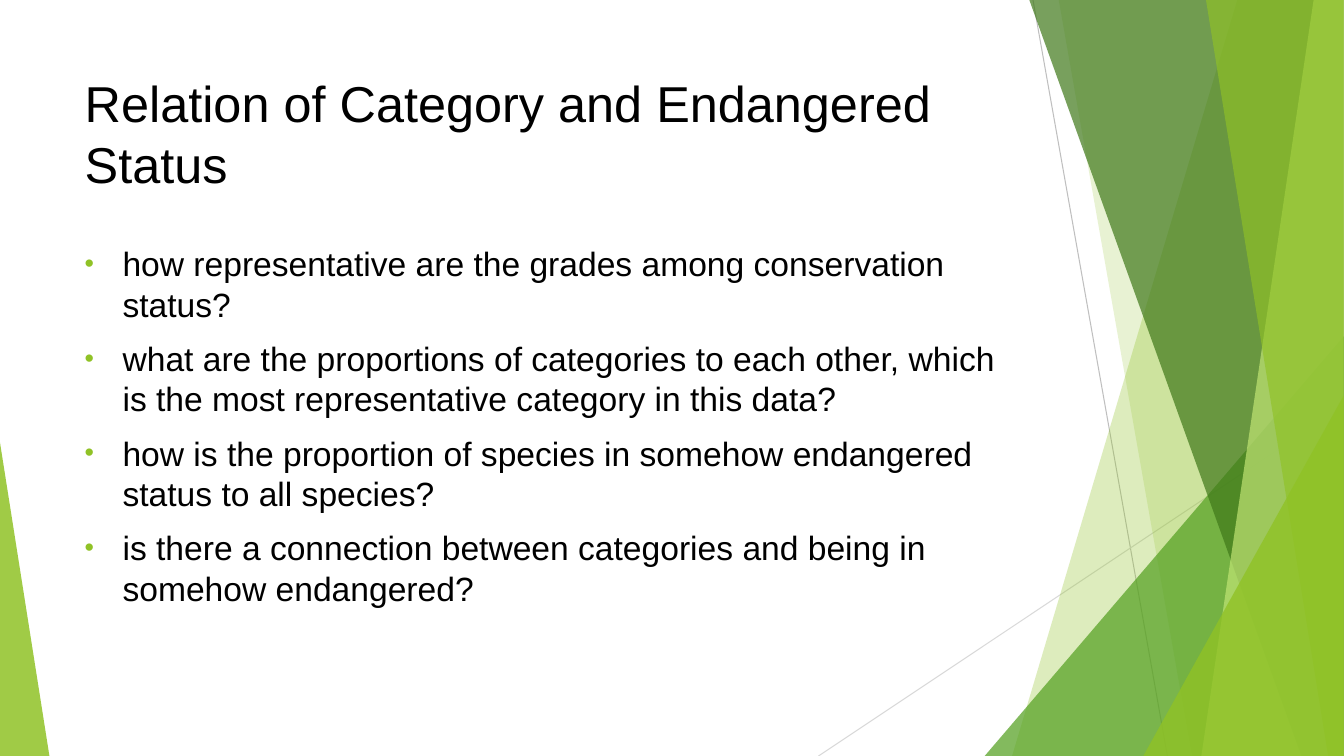
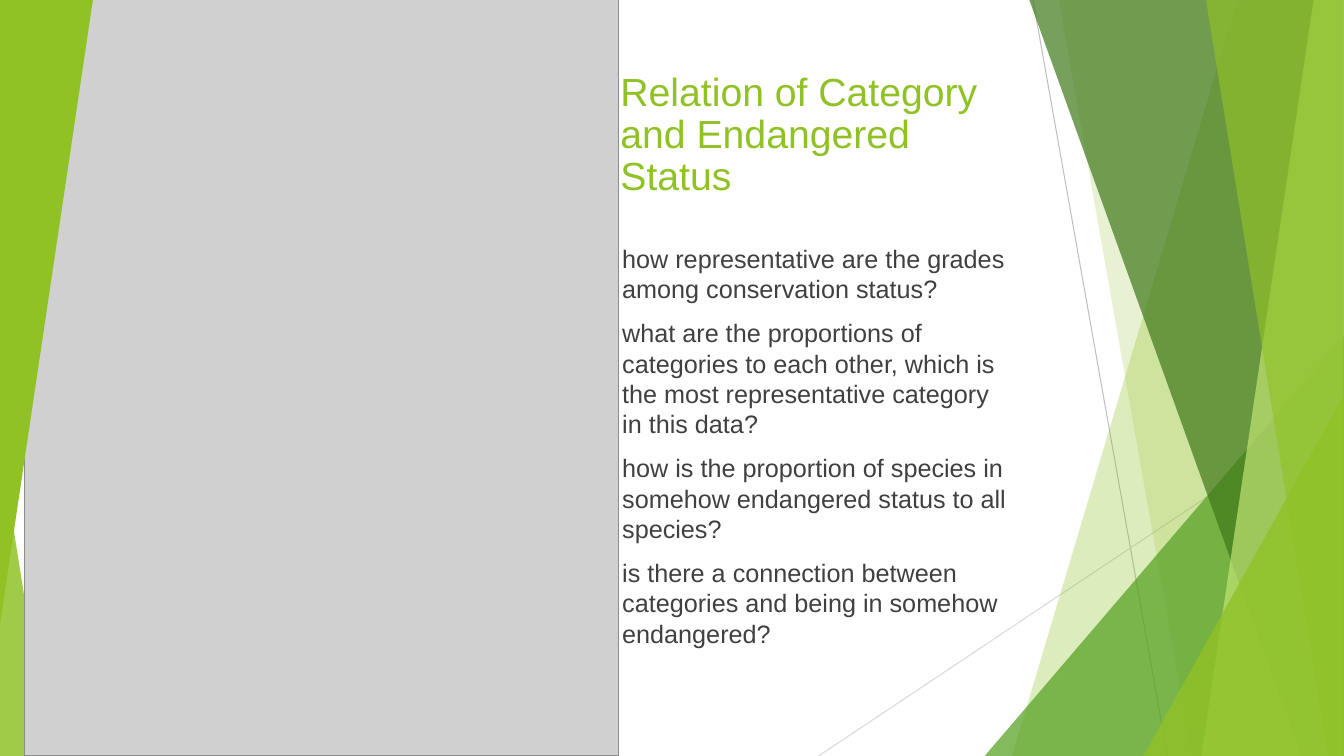
Before and after one commit to kgveronka/biodiversity, a slide deck: slide 7 of Biodiversity in National Parks.pptx (slide 6 before the commit). Drawn at 1344x756 pixels with LibreOffice and Linux fonts; fonts in the diff are those of the drawing; grey boxes stand for pictures. Boxes give left, top, right and bottom in pixels: in the first picture for what was removed or moved away, otherwise in the second. Text is boxed around its words. In the diff, an @@ line names an element or a change of style, - is before the commit and + after.

```diff
--- a/Biodiversity in National Parks.pptx
+++ b/Biodiversity in National Parks.pptx
@@ triangle added at (x1=0, y1=0, x2=93, y2=625), fill #90C226 @@
@@ picture added at (x1=24, y1=0, x2=619, y2=756) @@
@@ title "Relation of Category and Endangered ..." moved from (x1=85, y1=85, x2=931, y2=184) to (x1=620, y1=77, x2=977, y2=191) @@
@@ title "Relation of Category and Endangered ..." at (x1=620, y1=77, x2=977, y2=191): size 36 to 28 pt, text colour #000000 to #90C226; line spacing 1 to 0.9 @@
@@ text "how representative are the grades ..." moved from (x1=123, y1=251, x2=995, y2=608) to (x1=622, y1=249, x2=1006, y2=648) @@
@@ text "how representative are the grades ..." at (x1=622, y1=249, x2=1006, y2=648): size 24 to 18 pt, text colour #000000 to #404040 @@
```
Also in this commit, not shown: 13 other slides changed, 7 slides added, 4 slides removed.
